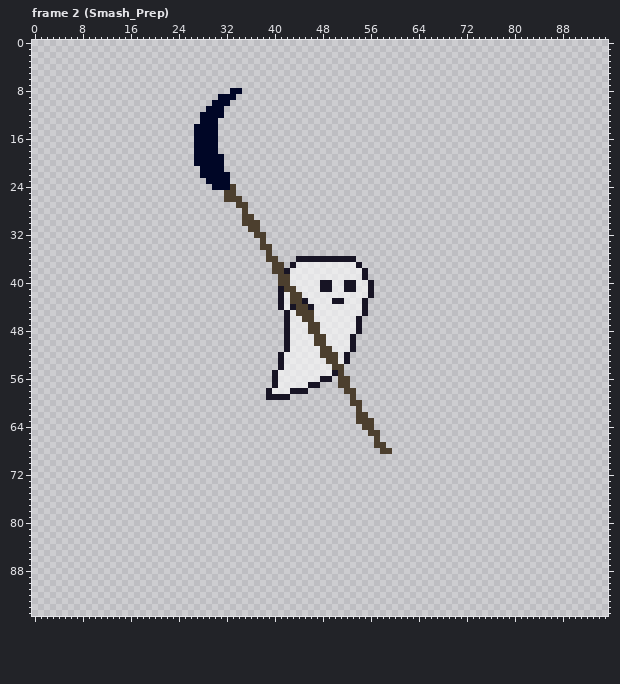
Pixel-art file: Assets/Graphics/Enemies/Hammer_Spirit/WildFire_Hammer_Spirit.aseprite. Above is the file before it was changed.
96x96 pixels, 23 frames. Shown: frame 2 (Smash_Prep). The commit also changed other frames, which this record leaves out.
Now the later version:
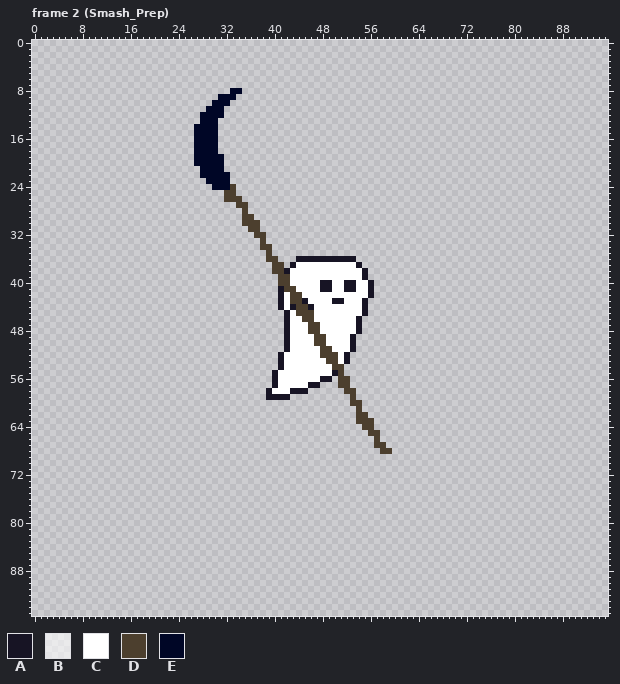
Palette (. is transparent): A #171424  B #ffffff95  C #ffffff  D #4c3f2e  E #000626
The edit:
Changed rows in their new state; - is an unchanged pixel.
Frame 2 (Smash_Prep), layer "Ghost":
first column x 40:
37 ----CCCCCCCCCC--
38 ---CCCCCCCCCCCC-
39 ---CCCCCCCCCCCC-
40 ---CCCCC--CC--CC
41 ----CCCC--CC--CC
42 --C--CCCCCCCCCCC
43 --C---CCCC--CCC-
44 --C----CCCCCCCC-
45 ---C---CCCCCCCC-
46 ---CC--CCCCCCC--
47 ---CCC--CCCCCC--
48 ---CCC--CCCCCC--
49 ---CCCC--CCCC---
50 ---CCCC--CCCC---
51 ---CCCCC--CCC---
52 --CCCCCC---C----
53 --CCCCCCC--C----
54 --CCCCCCCC------
55 -CCCCCCCCC------
56 -CCCCCCC--------
57 -CCCCC----------
58 CCC-------------
Where, in picture pixels (left, top, right, bottom), the same in both pictures:
changed: (272, 262, 368, 394)
